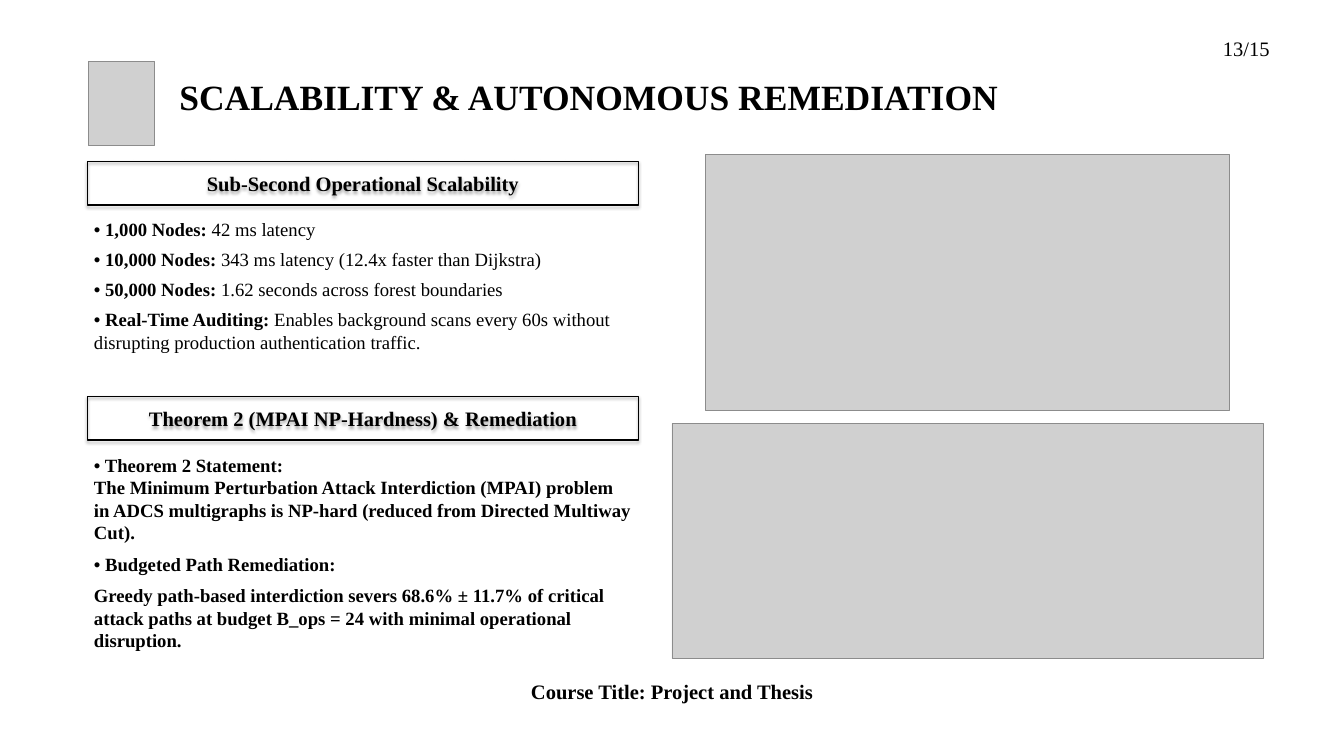
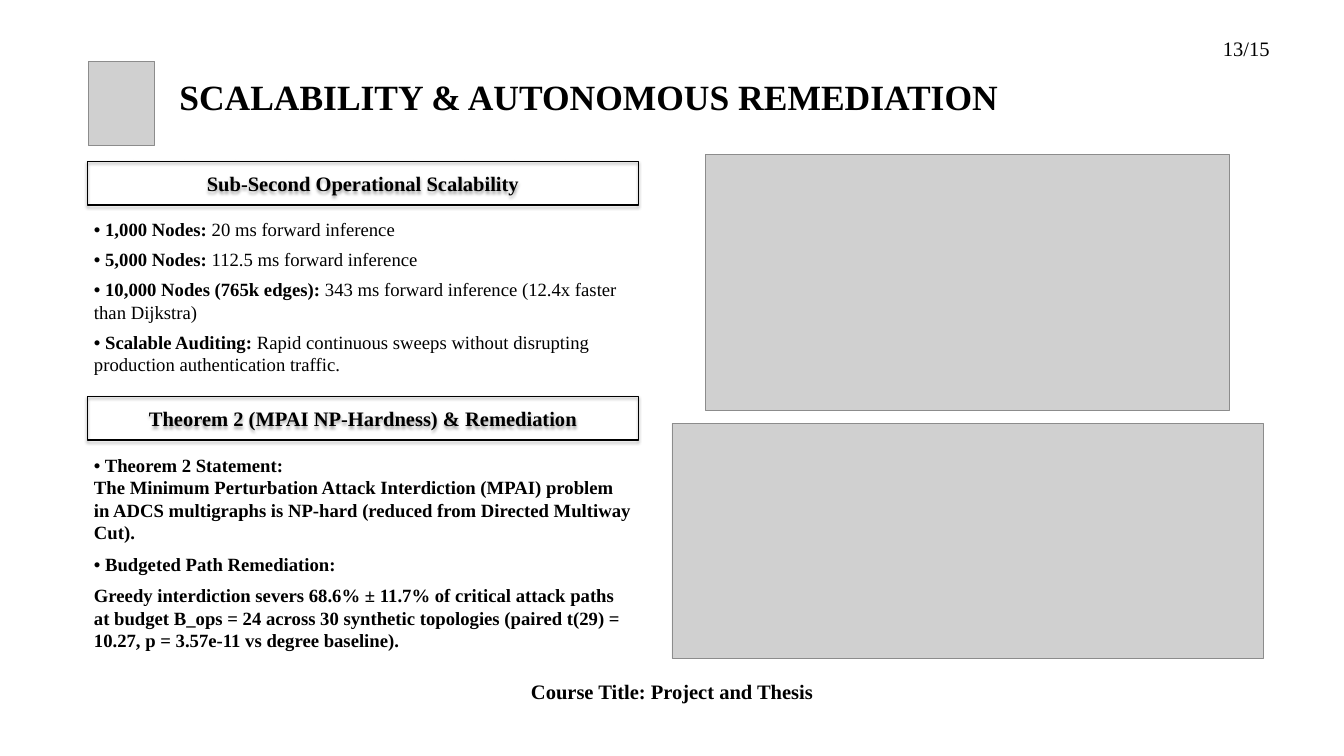
Before and after one commit to hasanshahriar32/GOAD, a slide deck: slide 13 of thesis_paper/certgraph_thesis_defense.pptx. Drawn at 1344x756 pixels with LibreOffice and Linux fonts; fonts in the diff are those of the drawing; grey boxes stand for pictures; background and template pictures are left out. Boxes give left, top, right and bottom in pixels: in the first picture for what was removed or moved away, otherwise in the second. Text is boxed around its words. In the diff, an @@ line names an element or a change of style, - is before the commit and + after.

```diff
--- a/thesis_paper/certgraph_thesis_defense.pptx
+++ b/thesis_paper/certgraph_thesis_defense.pptx
@@ text at (94, 223, 616, 375): text changed @@
-• 1,000 Nodes: 42 ms latency
-• 10,000 Nodes: 343 ms latency (12.4x faster than Dijkstra)
-• 50,000 Nodes: 1.62 seconds across forest boundaries
-• Real-Time Auditing: Enables background scans every 60s without disrupting production authentication traffic.
+• 1,000 Nodes: 20 ms forward inference
+• 5,000 Nodes: 112.5 ms forward inference
+• 10,000 Nodes (765k edges): 343 ms forward inference (12.4x faster than Dijkstra)
+• Scalable Auditing: Rapid continuous sweeps without disrupting production authentication traffic.
@@ text at (94, 558, 614, 651): text changed @@
-• Budgeted Path Remediation:
-Greedy path-based interdiction severs 68.6% ± 11.7% of critical attack paths at budget B_ops = 24 with minimal operational disruption.
+• Budgeted Path Remediation:
+Greedy interdiction severs 68.6% ± 11.7% of critical attack paths at budget B_ops = 24 across 30 synthetic topologies (paired t(29) = 10.27, p = 3.57e-11 vs degree baseline).
```
Also in this commit, not shown: 10 other slides changed, 2 other files.
